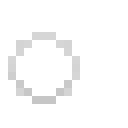
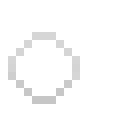
Layered file, before and after one edit (128 × 128). Changes by layer:
renamed "inactive" to "task inactive", painted on it over box(16, 40, 72, 96)
